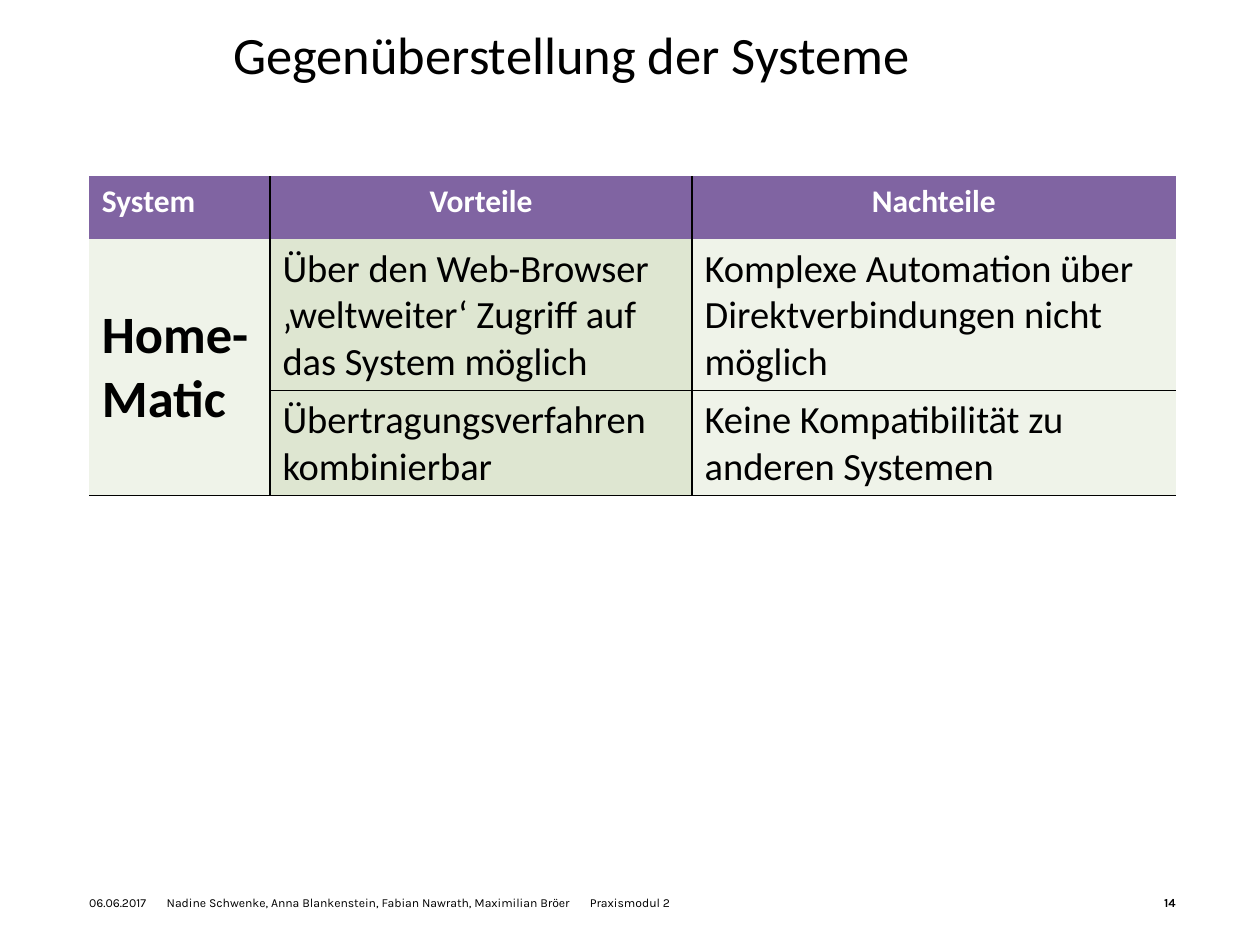
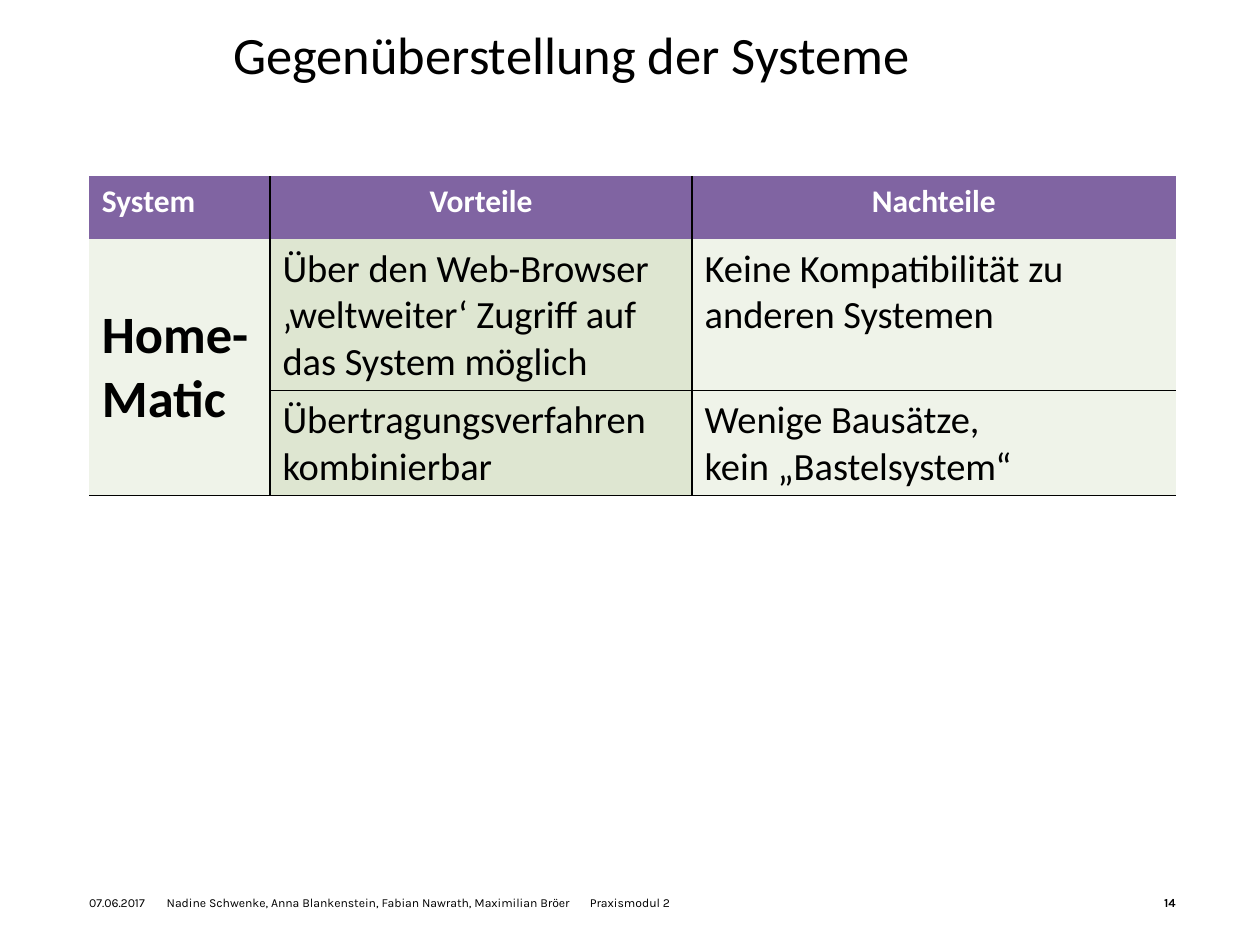
Before and after one commit to Nawygator/Praxisseminar, a slide deck: slide 14 of HSHL_Hausautomationssysteme.potx.pptx. Drawn at 1260x945 pixels with LibreOffice and Linux fonts; fonts in the diff are those of the drawing; background and template pictures are left out. Boxes give left, top, right and bottom in pixels: in the first picture for what was removed or moved away, otherwise in the second. Text is boxed around its words. In the diff, an @@ line names an element or a change of style, - is before the commit and + after.

Commit message:
"fertig"_Einführung/Gegenüberstellung

```diff
--- a/HSHL_Hausautomationssysteme.potx.pptx
+++ b/HSHL_Hausautomationssysteme.potx.pptx
@@ table at bbox=[89, 176, 1176, 495] @@
-row 2, column 3: Komplexe Automation über Direktverbindungen nicht möglich
+row 2, column 3: Keine Kompatibilität zu anderen Systemen
-row 3, column 3: Keine Kompatibilität zu anderen Systemen
+row 3, column 3: Wenige Bausätze, kein „Bastelsystem“
@@ text at bbox=[89, 898, 670, 909]: text changed @@
-06.06.2017 Nadine Schwenke, Anna Blankenstein, Fabian Nawrath, Maximilian Bröer Praxismodul 2
+07.06.2017 Nadine Schwenke, Anna Blankenstein, Fabian Nawrath, Maximilian Bröer Praxismodul 2
```
Also in this commit, not shown: 14 other slides changed, 2 slides added.
